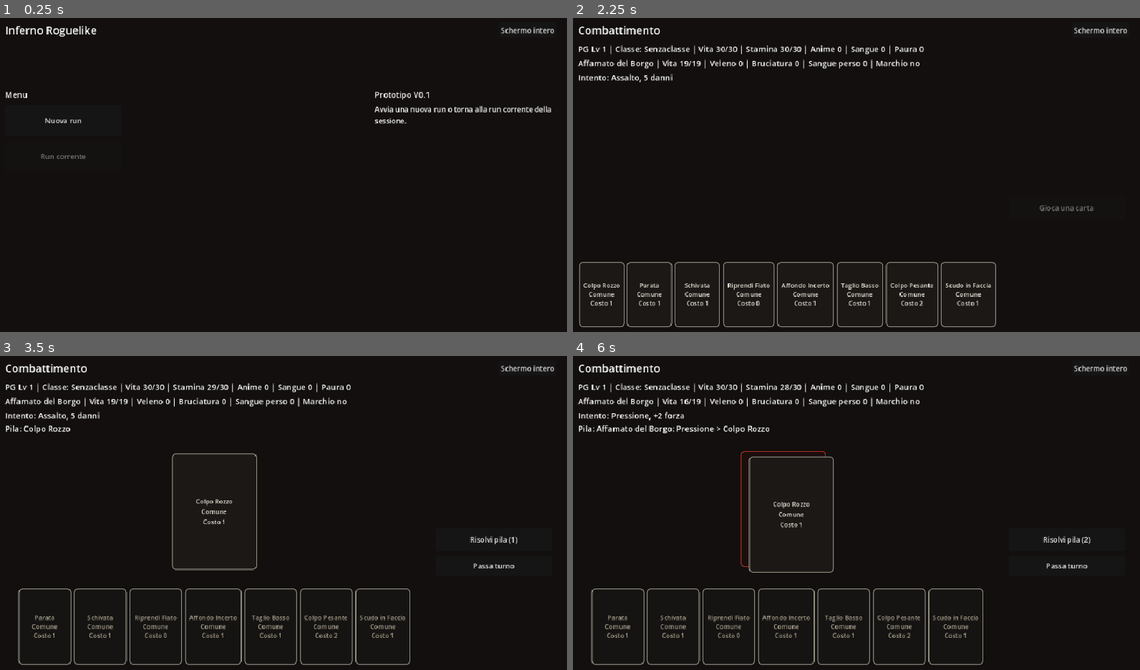
Above: before the commit, frames 1-4 (two rows, left to right).
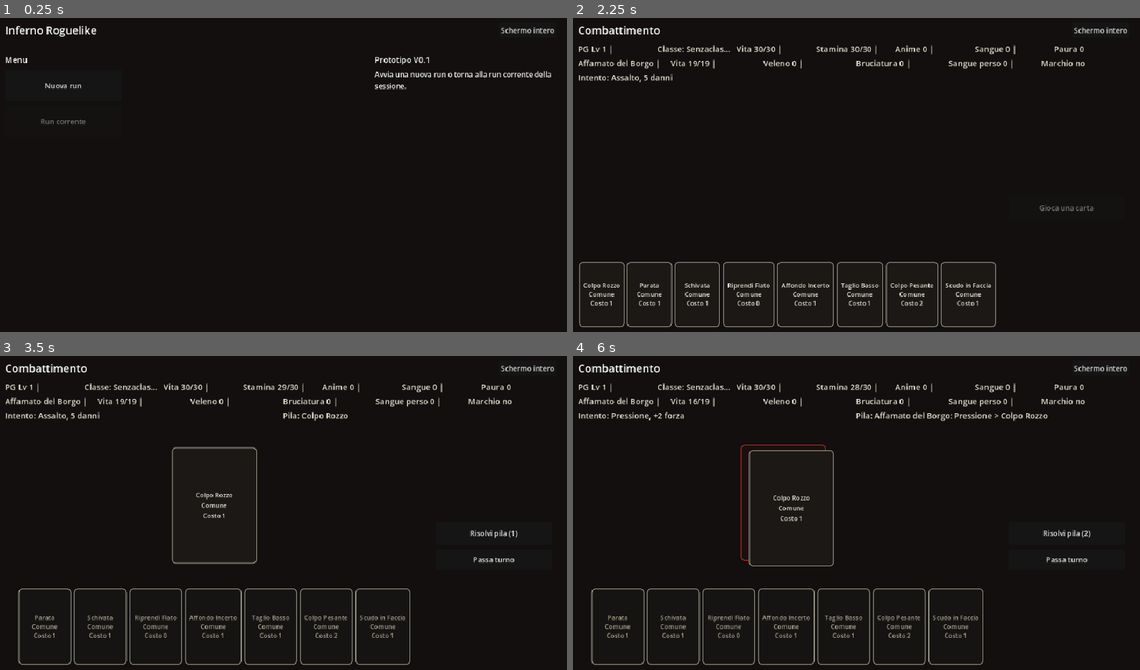
Above: after the commit, the same moments.

Repository: Chivas1504/Gioco
Game: Godot game, scene res://scenes/main.tscn
The game is run twice, just before and just after one commit, with the same random seed, the same clock (stepped at 60 frames per second) and the same inputs.
Inputs:
- Up to frame 1 (0.25 s): no input
- Up to frame 2 (2.25 s): click "Schermo intero" at 0.5 s; click "Finestra" at 1.25 s; click "Nuova run" at 2 s
- Up to frame 3 (3.5 s): click "Colpo Rozzo Comune Costo 1" at 2.75 s
- Up to frame 4 (6 s): click "Risolvi pila (1)" at 3.5 s; click "Schermo intero" at 4.25 s; click "Finestra" at 5 s; click "Colpo Rozzo Comune Costo 1" at 5.75 s

The runs differ from the first frame. In frame 1, 1.3% of the frame differs, in the area x 1-98%, y 12-45%; in frame 2, 1.7%; in frame 3, 2.9%; in frame 4, 3.4%, in the area x 0-92%, y 8-70%.

Commit message:
Distribuisci header combat in blocchi leggibili

Diff:
--- a/scripts/main.gd
+++ b/scripts/main.gd
@@ -44,6 +44,9 @@
 var player_label: Label
 var enemy_label: Label
 var intent_label: Label
+var player_status_row: HBoxContainer
+var enemy_status_row: HBoxContainer
+var intent_status_row: HBoxContainer
 var log_label: RichTextLabel
 var cards_title: Label
 var card_grid: GridContainer
@@ -117,25 +120,17 @@
 	root.add_child(status_row)
 
 	player_label = Label.new()
-	player_label.size_flags_horizontal = Control.SIZE_EXPAND_FILL
-	player_label.horizontal_alignment = HORIZONTAL_ALIGNMENT_LEFT
-	player_label.autowrap_mode = TextServer.AUTOWRAP_WORD_SMART
-	player_label.add_theme_font_size_override("font_size", 18)
-	status_row.add_child(player_label)
-
 	enemy_label = Label.new()
-	enemy_label.size_flags_horizontal = Control.SIZE_EXPAND_FILL
-	enemy_label.horizontal_alignment = HORIZONTAL_ALIGNMENT_LEFT
-	enemy_label.autowrap_mode = TextServer.AUTOWRAP_WORD_SMART
-	enemy_label.add_theme_font_size_override("font_size", 18)
-	status_row.add_child(enemy_label)
-
 	intent_label = Label.new()
-	intent_label.size_flags_horizontal = Control.SIZE_EXPAND_FILL
-	intent_label.horizontal_alignment = HORIZONTAL_ALIGNMENT_LEFT
-	intent_label.autowrap_mode = TextServer.AUTOWRAP_WORD_SMART
-	intent_label.add_theme_font_size_override("font_size", 18)
-	status_row.add_child(intent_label)
+
+	player_status_row = _make_status_row()
+	status_row.add_child(player_status_row)
+
+	enemy_status_row = _make_status_row()
+	status_row.add_child(enemy_status_row)
+
+	intent_status_row = _make_status_row()
+	status_row.add_child(intent_status_row)
 
 	var content_row = HBoxContainer.new()
 	content_row.size_flags_horizontal = Control.SIZE_EXPAND_FILL
@@ -244,9 +239,82 @@
 		title_width -= fullscreen_button.size.x + 16.0
 	if screen_title != null:
 		screen_title.custom_minimum_size.x = title_width
-	for label in [player_label, enemy_label, intent_label]:
-		if label != null:
-			label.custom_minimum_size.x = status_width
+	for row in [player_status_row, enemy_status_row, intent_status_row]:
+		if row != null:
+			row.custom_minimum_size.x = status_width
+
+
+func _make_status_row() -> HBoxContainer:
+	var row = HBoxContainer.new()
+	row.size_flags_horizontal = Control.SIZE_EXPAND_FILL
+	row.add_theme_constant_override("separation", 10)
+	return row
+
+
+func _clear_status_rows() -> void:
+	for row in [player_status_row, enemy_status_row, intent_status_row]:
+		if row == null:
+			continue
+		for child in row.get_children():
+			child.queue_free()
+
+
+func _render_status_rows() -> void:
+	_clear_status_rows()
+	if screen_mode == SCREEN_MENU:
+		return
+
+	_render_status_row(player_status_row, [
+		"PG Lv %d |" % run_state.player_level,
+		"Classe: %s |" % _get_class_display_text(run_state.active_class),
+		"Vita %d/%d |" % [run_state.health, run_state.max_health],
+		"Stamina %d/%d |" % [run_state.stamina, run_state.max_stamina],
+		"Anime %d |" % run_state.get_material("anime"),
+		"Sangue %d |" % run_state.get_material("sangue"),
+		"Paura %d" % run_state.fear,
+	])
+
+	if screen_mode == SCREEN_SAFE:
+		_render_status_row(enemy_status_row, [
+			"Nodo: %s (%s)" % [run_state.get_current_node_name(), run_state.get_current_node_type()],
+			"Posizione: %d,%d" % [run_state.map_position.x, run_state.map_position.y],
+		])
+	elif screen_mode == SCREEN_REWARD:
+		_render_status_row(enemy_status_row, [
+			"Nemico sconfitto: %s" % String(combat_state.enemy.get("name", "Nemico")),
+			"Puoi scegliere fino a 1 carta.",
+		])
+	else:
+		_render_status_row(enemy_status_row, [
+			"%s |" % String(combat_state.enemy.get("name", "Nemico")),
+			"Vita %d/%d |" % [combat_state.enemy.get("health", 0), combat_state.enemy.get("max_health", 0)],
+			"Veleno %d |" % combat_state.enemy.get("poison", 0),
+			"Bruciatura %d |" % combat_state.enemy.get("burn", 0),
+			"Sangue perso %d |" % combat_state.enemy.get("bleed", 0),
+			"Marchio %s" % ("si" if bool(combat_state.enemy.get("marked", false)) else "no"),
+		])
+
+	var intent_parts: Array = []
+	for line in intent_label.text.split("\n"):
+		var clean_line: String = String(line).strip_edges()
+		if not clean_line.is_empty():
+			intent_parts.append(clean_line)
+	_render_status_row(intent_status_row, intent_parts)
+
+
+func _render_status_row(row: HBoxContainer, parts: Array) -> void:
+	if row == null:
+		return
+	for part in parts:
+		var label = Label.new()
+		label.size_flags_horizontal = Control.SIZE_EXPAND_FILL
+		label.text = String(part)
+		label.horizontal_alignment = HORIZONTAL_ALIGNMENT_LEFT
+		label.clip_text = true
+		label.text_overrun_behavior = TextServer.OVERRUN_TRIM_ELLIPSIS
+		label.add_theme_color_override("font_color", Color(0.92, 0.90, 0.84))
+		label.add_theme_font_size_override("font_size", 18)
+		row.add_child(label)
 
 
 func _show_start_menu() -> void:
@@ -314,6 +382,7 @@
 	_refresh_header_width()
 	_clear_card_preview()
 	if screen_mode == SCREEN_MENU:
+		_clear_status_rows()
 		hand_spacer.visible = false
 		combat_action_panel.visible = false
 		end_intent_button.visible = false
@@ -363,6 +432,8 @@
 			intent_label.text = "Intento: -"
 		if combat_state.has_staged_cards():
 			intent_label.text += "\nPila: %s" % _format_staged_stack()
+
+	_render_status_rows()
 
 	if screen_mode == SCREEN_SAFE:
 		screen_title.text = "Falò / Shop"
